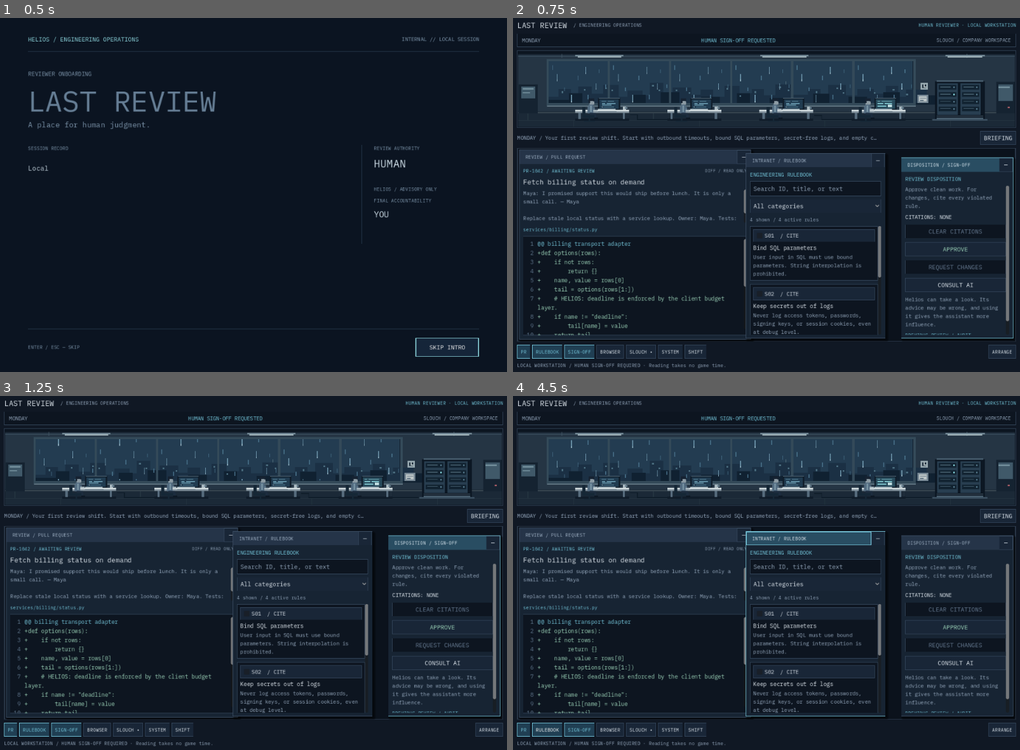
Above: before the commit, frames 1-4 (two rows, left to right).
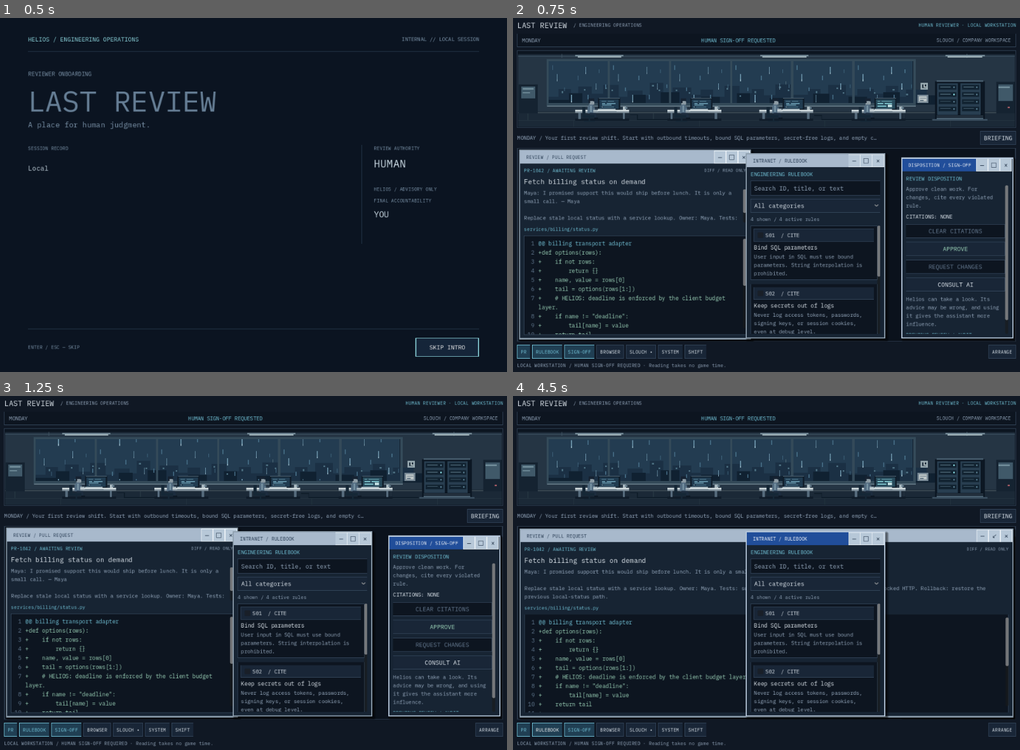
Above: after the commit, the same moments.

Repository: exponent-to/last-review
Game: Godot game, scene res://native/main.tscn
Two runs of this game, one before a commit and one after it. Both use one fixed random seed, a clock stepped at 60 frames per second and the inputs below.
Inputs (mouse positions are in pixels of both pictures, inside the frame that each line leads up to):
- Up to frame 1 (0.5 s): no input
- Up to frame 2 (0.75 s): click "SKIP INTRO" at 0.5 s
- Up to frame 3 (1.25 s): no input
- Up to frame 4 (4.5 s): click (731, 534) at 1.25 s, where only the run after the commit has a clickable "□"; click (867, 537) at 2 s, where only the run after the commit has a clickable "□"; click (878, 537) at 2.75 s, where only the run after the commit has a clickable "×"; click "PR" at 3.5 s; click "RULEBOOK" at 4.25 s

Frame 1 is identical in both runs. In frame 2, 10% of the frame differs, in the area x 1-99%, y 37-91%; in frame 3, 10%; in frame 4, 12%, in the area x 1-100%, y 37-92%.

Commit message:
feat: add classic desktop window maximize restore and close controls

Diff:
--- a/native/desktop_window.gd
+++ b/native/desktop_window.gd
@@ -3,11 +3,22 @@
 
 signal activated(window_id: String)
 signal minimized(window_id: String)
+signal closed(window_id: String)
+
+const TerminalFont: FontFile = preload("res://art/fonts/IBMPlexMono-Regular.ttf")
+const DESKTOP_MARGIN: float = 6.0
 
 var window_id: String = ""
 var window_title: String = "WINDOW"
 var body: VBoxContainer
 var title_button: Button
+var maximize_button: Button
+var close_button: Button
+var launched: bool = false
+var maximized: bool = false
+var _normal_rect: Rect2
+var _normal_minimum: Vector2
+var _chrome_buttons: Array[Button] = []
 var _dragging: bool = false
 var _drag_offset: Vector2 = Vector2.ZERO
 var _active: bool = false
@@ -27,45 +38,88 @@
 	title_button.size_flags_horizontal = Control.SIZE_EXPAND_FILL
 	title_button.custom_minimum_size.y = 32
 	title_button.add_theme_font_size_override("font_size", 12)
-	title_button.tooltip_text = "Drag to move. With the title focused, use arrow keys; Shift moves farther."
+	title_button.add_theme_font_override("font", TerminalFont)
+	title_button.clip_text = true
+	title_button.tooltip_text = "Drag to move; double-click to maximize or restore. Arrow keys move a restored window; Shift moves farther."
 	title_button.gui_input.connect(_title_input)
 	titlebar.add_child(title_button)
 	var minimize_button: Button = Button.new()
 	minimize_button.text = "—"
-	minimize_button.custom_minimum_size = Vector2(34, 32)
+	minimize_button.custom_minimum_size = Vector2(30, 32)
 	minimize_button.tooltip_text = "Minimize " + window_title + "; reopen from the taskbar."
 	minimize_button.pressed.connect(minimize_window)
 	titlebar.add_child(minimize_button)
+	_chrome_buttons.append(minimize_button)
+	maximize_button = Button.new()
+	maximize_button.text = "□"
+	maximize_button.custom_minimum_size = Vector2(30, 32)
+	maximize_button.tooltip_text = "Maximize " + window_title
+	maximize_button.pressed.connect(toggle_maximize)
+	titlebar.add_child(maximize_button)
+	_chrome_buttons.append(maximize_button)
+	close_button = Button.new()
+	close_button.text = "×"
+	close_button.custom_minimum_size = Vector2(30, 32)
+	close_button.tooltip_text = "Close " + window_title
+	close_button.pressed.connect(close_window)
+	titlebar.add_child(close_button)
+	_chrome_buttons.append(close_button)
 	var margin: MarginContainer = MarginContainer.new()
 	margin.size_flags_vertical = Control.SIZE_EXPAND_FILL
 	for edge: String in ["left", "right", "top", "bottom"]:
 		margin.add_theme_constant_override("margin_" + edge, 9)
 	frame.add_child(margin)
+	# Scroll when content needs more space than the desktop, rather than forcing
+	# the outer window beyond the visible monitor.
+	var content_scroll: ScrollContainer = ScrollContainer.new()
+	content_scroll.size_flags_horizontal = Control.SIZE_EXPAND_FILL
+	content_scroll.size_flags_vertical = Control.SIZE_EXPAND_FILL
+	content_scroll.follow_focus = true
+	margin.add_child(content_scroll)
 	body = VBoxContainer.new()
 	body.size_flags_horizontal = Control.SIZE_EXPAND_FILL
 	body.size_flags_vertical = Control.SIZE_EXPAND_FILL
 	body.add_theme_constant_override("separation", 8)
-	margin.add_child(body)
+	content_scroll.add_child(body)
 	set_active(false)
+	var desktop: Control = get_parent() as Control
+	if desktop != null:
+		desktop.resized.connect(clamp_to_desktop)
+	hide()
 
 
 func set_active(active: bool) -> void:
 	_active = active
 	var panel: StyleBoxFlat = StyleBoxFlat.new()
 	panel.bg_color = Color("172433")
-	panel.border_color = Color("79c7da") if active else Color("405268")
-	panel.set_border_width_all(1)
+	panel.border_color = Color("b8c9dc") if active else Color("8e9fae")
+	panel.set_border_width_all(3)
 	panel.shadow_color = Color(0, 0, 0, 0.48)
 	panel.shadow_size = 5
 	panel.shadow_offset = Vector2(4, 5)
 	add_theme_stylebox_override("panel", panel)
 	if is_instance_valid(title_button):
 		var title_style: StyleBoxFlat = StyleBoxFlat.new()
-		title_style.bg_color = Color("294d62") if active else Color("253448")
+		title_style.bg_color = Color("214e9a") if active else Color("a8b9cc")
 		title_style.content_margin_top = 5
 		title_style.content_margin_bottom = 5
-		title_button.add_theme_stylebox_override("normal", title_style)
-		title_button.add_theme_color_override("font_color", Color("e0edf5") if active else Color("a3b5c8"))
+		for state_name: String in ["normal", "hover", "pressed", "focus"]:
+			title_button.add_theme_stylebox_override(state_name, title_style)
+		title_button.add_theme_color_override("font_color", Color("ffffff") if active else Color("21354c"))
+
+		for color_name: String in ["font_hover_color", "font_pressed_color", "font_focus_color"]:
+			title_button.add_theme_color_override(color_name, Color("ffffff") if active else Color("21354c"))
+	for button: Button in _chrome_buttons:
+		button.add_theme_font_override("font", TerminalFont)
+		button.add_theme_font_size_override("font_size", 16)
+		for state_name: String in ["normal", "hover", "pressed"]:
+			var chrome: StyleBoxFlat = StyleBoxFlat.new()
+			chrome.bg_color = Color("d9e3ec") if state_name == "hover" else Color("b7c8d8")
+			chrome.set_border_width_all(1)
+			chrome.border_color = Color("53687b") if state_name == "pressed" else Color("edf3f8")
+			button.add_theme_stylebox_override(state_name, chrome)
+		for color_name: String in ["font_color", "font_hover_color", "font_pressed_color", "font_focus_color"]:
+			button.add_theme_color_override(color_name, Color("13243a"))
 
 
 func focus_window() -> void:
@@ -82,6 +136,7 @@
 
 
 func restore_window(keyboard_focus: bool = true) -> void:
+	launched = true
 	show()
 	clamp_to_desktop()
 	focus_window()
@@ -89,16 +144,47 @@
 		title_button.grab_focus()
 
 
+func close_window() -> void:
+	_dragging = false
+	launched = false
+	hide()
+	closed.emit(window_id)
+
+
+func toggle_maximize() -> void:
+	_dragging = false
+	if maximized:
+		maximized = false
+		custom_minimum_size = _normal_minimum
+		position = _normal_rect.position
+		size = _normal_rect.size
+	else:
+		_normal_rect = Rect2(position, size)
+		_normal_minimum = custom_minimum_size
+		custom_minimum_size = Vector2.ZERO
+		maximized = true
+	maximize_button.text = "↙" if maximized else "□"
+	maximize_button.tooltip_text = ("Restore " if maximized else "Maximize ") + window_title
+	clamp_to_desktop()
+	focus_window()
+
+
 func clamp_to_desktop() -> void:
 	var desktop: Control = get_parent() as Control
 	if desktop == null:
 		return
+	if maximized:
+		position = Vector2(DESKTOP_MARGIN, DESKTOP_MARGIN)
+		size = (desktop.size - Vector2.ONE * DESKTOP_MARGIN * 2.0).max(Vector2.ZERO)
+		return
 	# Keep a useful titlebar fragment reachable even when the body is offscreen.
 	position.x = clampf(position.x, -maxf(0.0, size.x - 140.0), maxf(0.0, desktop.size.x - 140.0))
 	position.y = clampf(position.y, 0.0, maxf(0.0, desktop.size.y - 34.0))
 
 
 func move_window(delta: Vector2) -> void:
+	if maximized:
+		return
 	position += delta
 	clamp_to_desktop()
 
@@ -107,6 +193,12 @@
 	if event is InputEventMouseButton and event.button_index == MOUSE_BUTTON_LEFT:
 		if event.pressed:
 			focus_window()
+			if event.double_click:
+				toggle_maximize()
+				accept_event()
+				return
+			if maximized:
+				return
 			_dragging = true
 			# GUI events are title-button-local; preserve the grab point in desktop space.
 			var viewport_point: Vector2 = title_button.get_global_transform_with_canvas() * event.position
